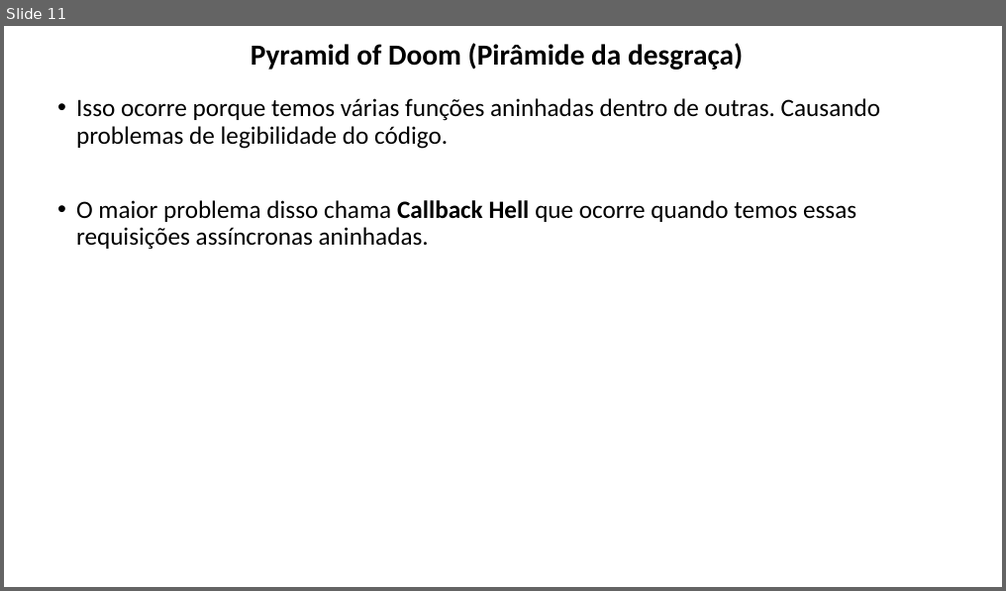
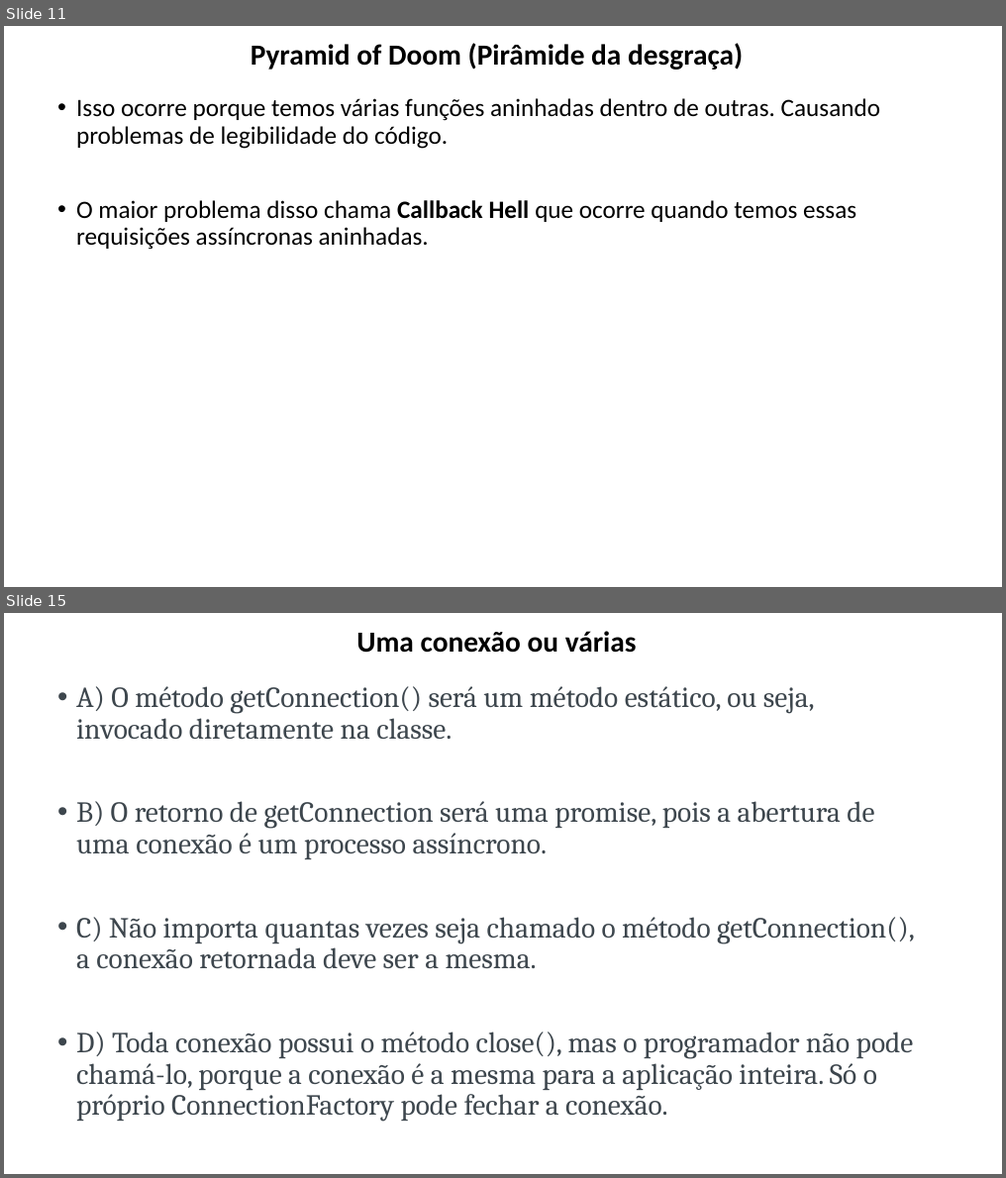
Before and after one commit to lacsousa/js-es6-oo-pp-avanc1, a slide deck: docs/JS Avançado 1-2-3-resumo.pptx. Shown one above the other, each under a label of ours: slide 11 before the commit, slides 11 and 15 after it; the slides between them are not shown. The pictures are 1006x591 and 1006x1178 pixels, drawn with LibreOffice and Linux fonts; fonts in the diff are those of the drawing. Boxes give left, top, right and bottom in pixels: in the first picture for what was removed or moved away, otherwise in the second. Text is boxed around its words. In the diff, an @@ line names an element or a change of style, - is before the commit and + after.

```diff
--- a/docs/JS Avançado 1-2-3-resumo.pptx
+++ b/docs/JS Avançado 1-2-3-resumo.pptx
@@ slide 15 added at (4,613,1002,1174), background #FFFFFF @@
@@ title added at (356,631,637,653), 28 pt, text #000000, bold @@
+Uma conexão ou várias
@@ text added at (76,686,915,1122), 28 pt, text #3D464D @@
+• A) O método getConnection() será um método estático, ou seja, invocado diretamente na classe.
+• B) O retorno de getConnection será uma promise, pois a abertura de uma conexão é um processo assíncrono.
+• C) Não importa quantas vezes seja chamado o método getConnection(), a conexão retornada deve ser a mesma.
+• D) Toda conexão possui o método close(), mas o programador não pode chamá-lo, porque a conexão é a mesma para a aplicação inteira. Só o próprio ConnectionFactory pode fechar a conexão.
```
Also in this commit, not shown: 1 slide changed, 4 other slides added, 3 other files.
